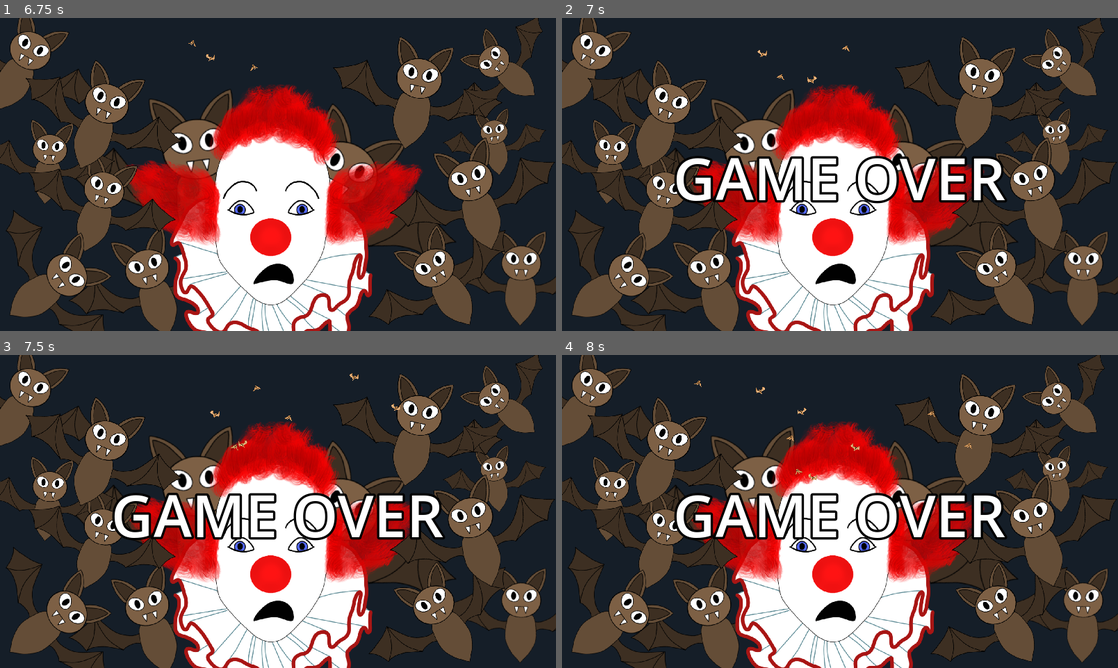
Above: before the commit, frames 1-4 (two rows, left to right).
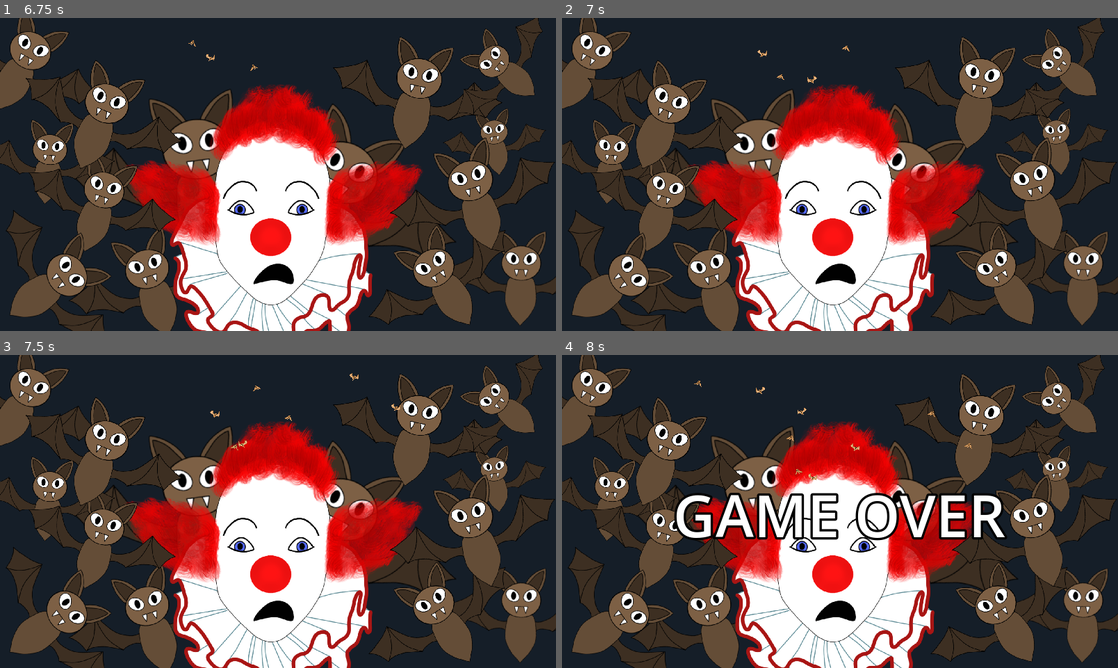
Above: after the commit, the same moments.

Repository: pwnzor79/GGJ2024
Game: Godot game, scene res://Scenes/AlexScene.tscn
Same seed, same stepped clock (60 frames per second), same inputs: the game is played once before the commit and once after it.
Inputs (mouse positions are in pixels of both pictures, inside the frame that each line leads up to):
- Up to frame 1 (6.75 s): tap Enter at 0.5, 2, 3.5 s; move the mouse to (250, 237) at 0.52 s; hold W (up) 0.53-2.03 s; tap H (honk) every 1.5 s from 0.6 to 6.6 s; tap Space at 1.25, 2.75 s; move the mouse to (444, 221) at 1.27 s; click (444, 221) at 1.35 s; move the mouse to (111, 127) at 2.02 s; hold A (left) 2.03-3.53 s; move the mouse to (305, 174) at 2.77 s; click (305, 174) at 2.85 s; move the mouse to (194, 96) at 3.52 s; hold S (down) 3.53-4.28 s; move the mouse to (400, 158) at 4.27 s; hold D (right) 4.28-5.03 s; click (400, 158) at 4.35 s; move the mouse to (166, 190) at 5.02 s; hold W (up) 5.03-5.78 s; move the mouse to (333, 105) at 5.77 s; hold D (right) from 5.78 s (still down); click (333, 105) at 5.85 s; move the mouse to (250, 237) at 6.52 s
- Up to frame 2 (7 s): keep holding D (right)
- Up to frame 3 (7.5 s): keep holding D (right); move the mouse to (444, 558) at 7.27 s; click (444, 558) at 7.35 s
- Up to frame 4 (8 s): keep holding D (right)

Frame 1 is identical in both runs. In frame 2, 4.7% of the frame differs, in the area x 20-80%, y 44-60%; in frame 3, 4.7%; in frame 4, nothing differs.

Commit message:
final1.1
lmao just changed the start position. Loop after 84 seconds or on death (I have a print statement there)

Diff:
--- a/Scenes/AlexScene.tscn
+++ b/Scenes/AlexScene.tscn
@@ -164,7 +164,7 @@
 wait_time = 84.0
 
 [node name="StartPosition" type="Marker2D" parent="."]
-position = Vector2(960, 540)
+position = Vector2(960, 780)
 
 [node name="BatPath" type="Path2D" parent="."]
 curve = SubResource("Curve2D_tedgo")
